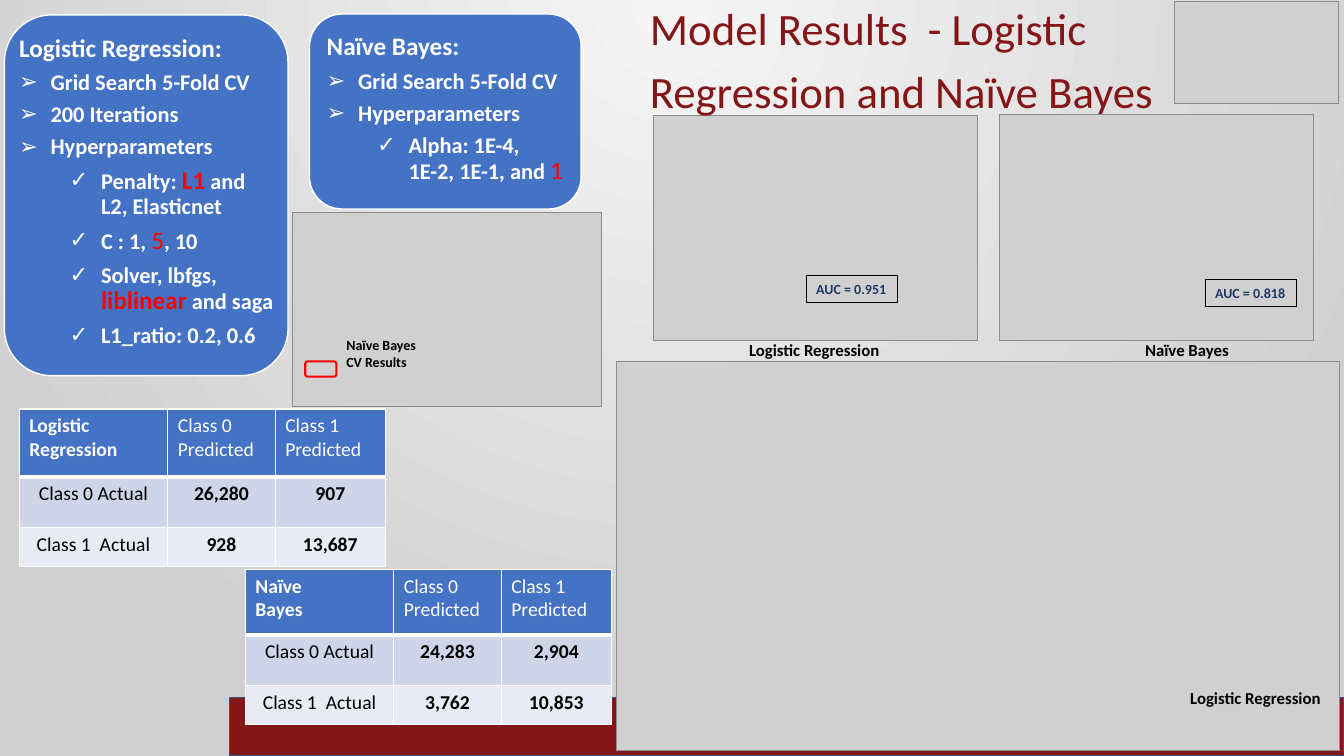
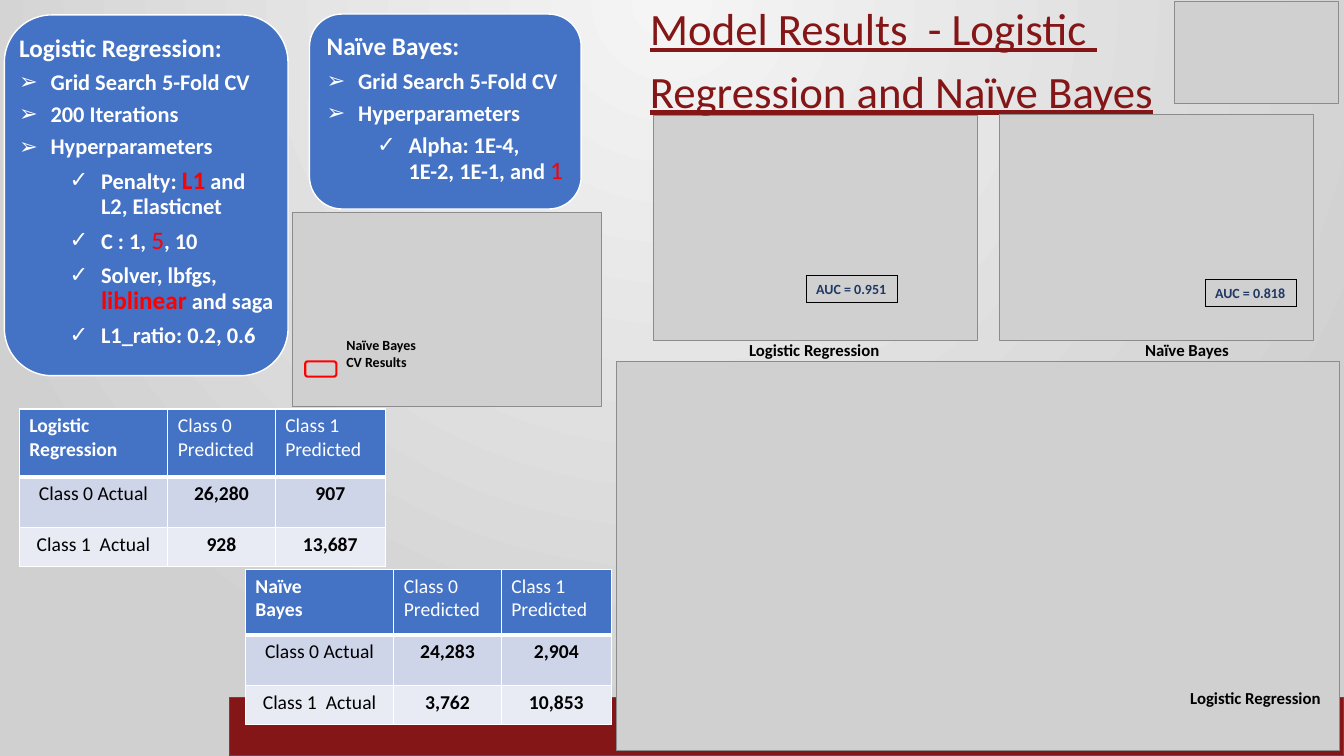
Before and after one commit to ramrao0102/DSA5900-Project, a slide deck: slide 9 of Ram_Rao_Final_Practicum.pptx. Drawn at 1344x756 pixels with LibreOffice and Linux fonts; fonts in the diff are those of the drawing; grey boxes stand for pictures; background and template pictures are left out. Boxes give left, top, right and bottom in pixels: in the first picture for what was removed or moved away, otherwise in the second. Text is boxed around its words. In the diff, an @@ line names an element or a change of style, - is before the commit and + after.

```diff
--- a/Ram_Rao_Final_Practicum.pptx
+++ b/Ram_Rao_Final_Practicum.pptx
@@ text "Model Results - Logistic" at (650, 14, 1153, 119): underline on @@
```
Also in this commit, not shown: 5 other slides changed, 2 slides added, 1 other file.
